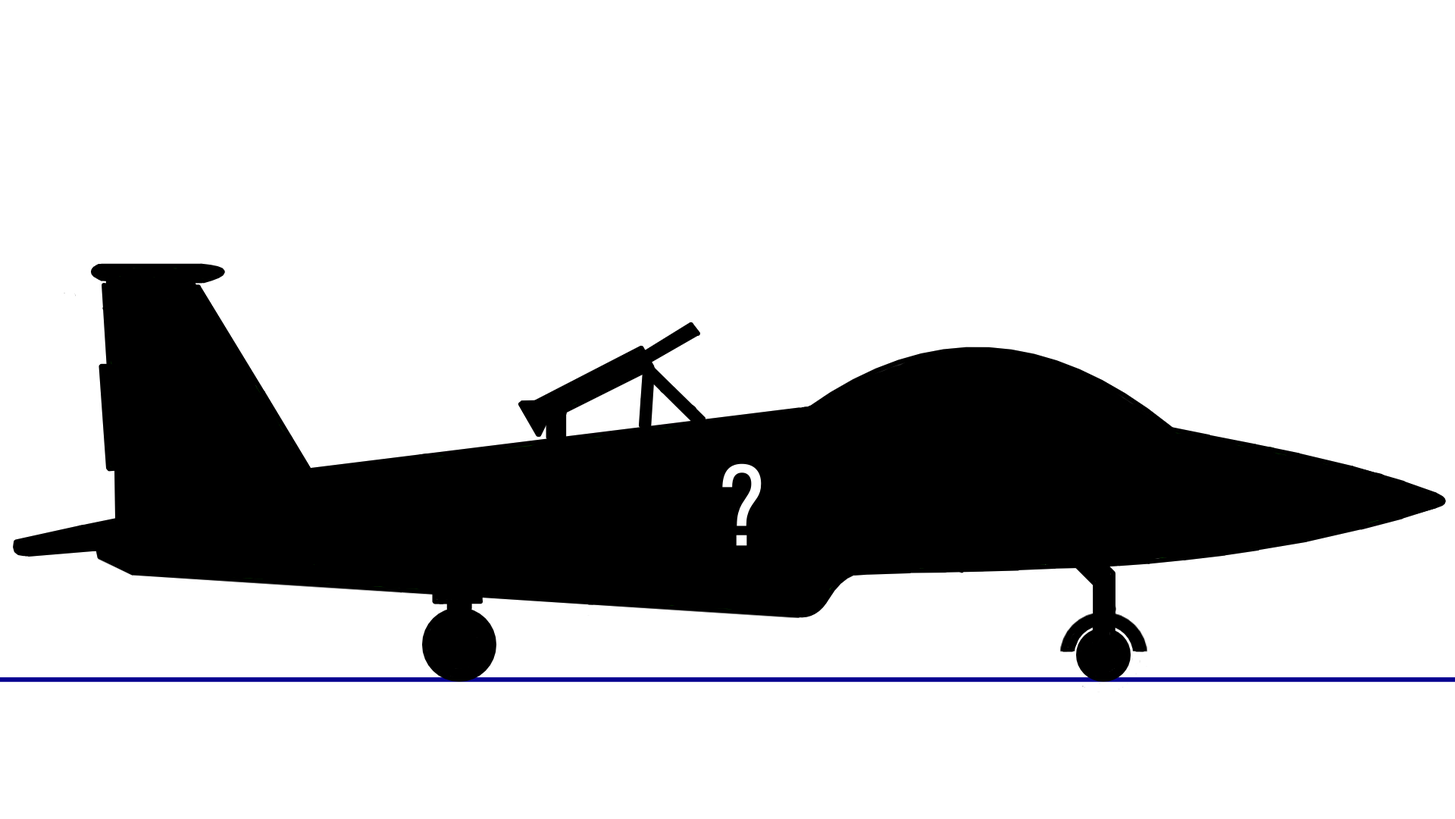
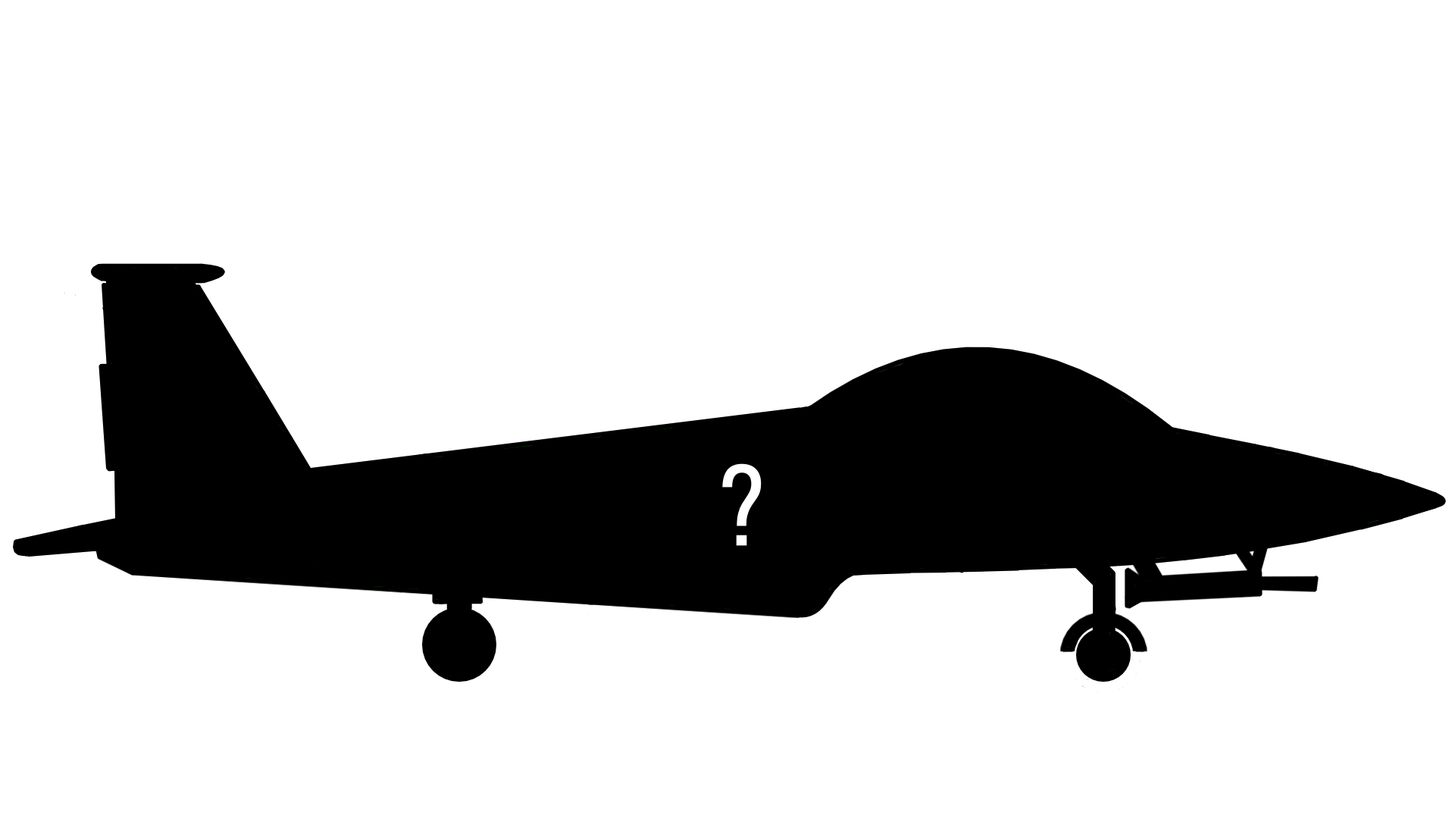
The second 1455 × 819 image is a revision of the first. Changes to its layers:
painted on "Warstwa malowania 3" over [0, 321, 1455, 680]
painted on "Warstwa malowania 2" over [517, 321, 1319, 610]
painted on "contour" (1st of 6, in "jet") over [517, 321, 1319, 610]
painted on "colour" (1st of 6, in "jet") over [517, 321, 1319, 610]
painted on "contour" (2nd of 6, in "jet" › "gun") over [517, 321, 1319, 610]
painted on "colour" (2nd of 6, in "jet" › "gun") over [517, 321, 1319, 610]
painted on "contour" (5th of 6, in "jet" › "koło2") over [388, 676, 583, 683]
painted on "colour" (5th of 6, in "jet" › "koło2") over [388, 676, 583, 683]
painted on "contour" (6th of 6, in "jet" › "podwozie2") over [339, 676, 534, 683]
painted on "colour" (6th of 6, in "jet" › "podwozie2") over [339, 676, 486, 680]
hid "Warstwa malowania 1", painted on it over [0, 676, 1455, 683]
